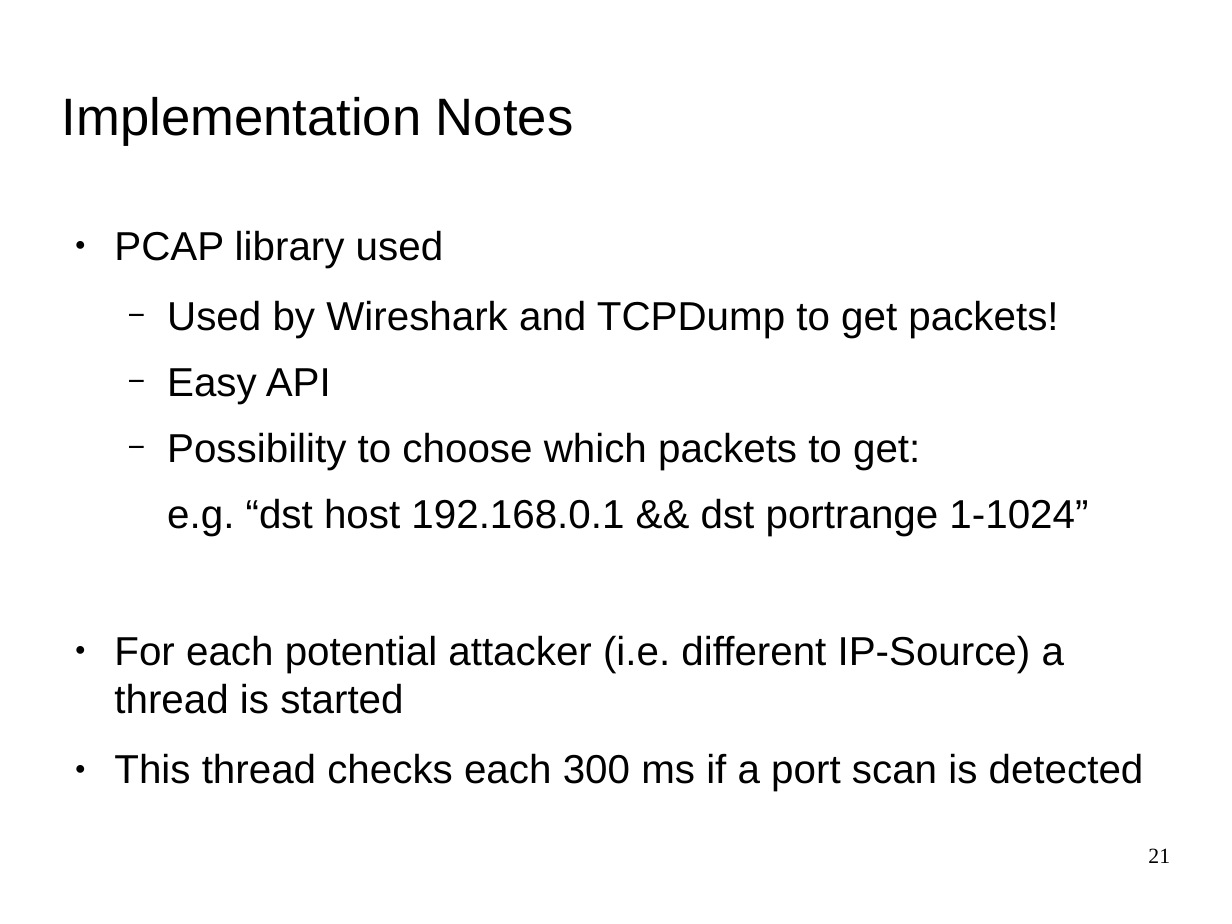
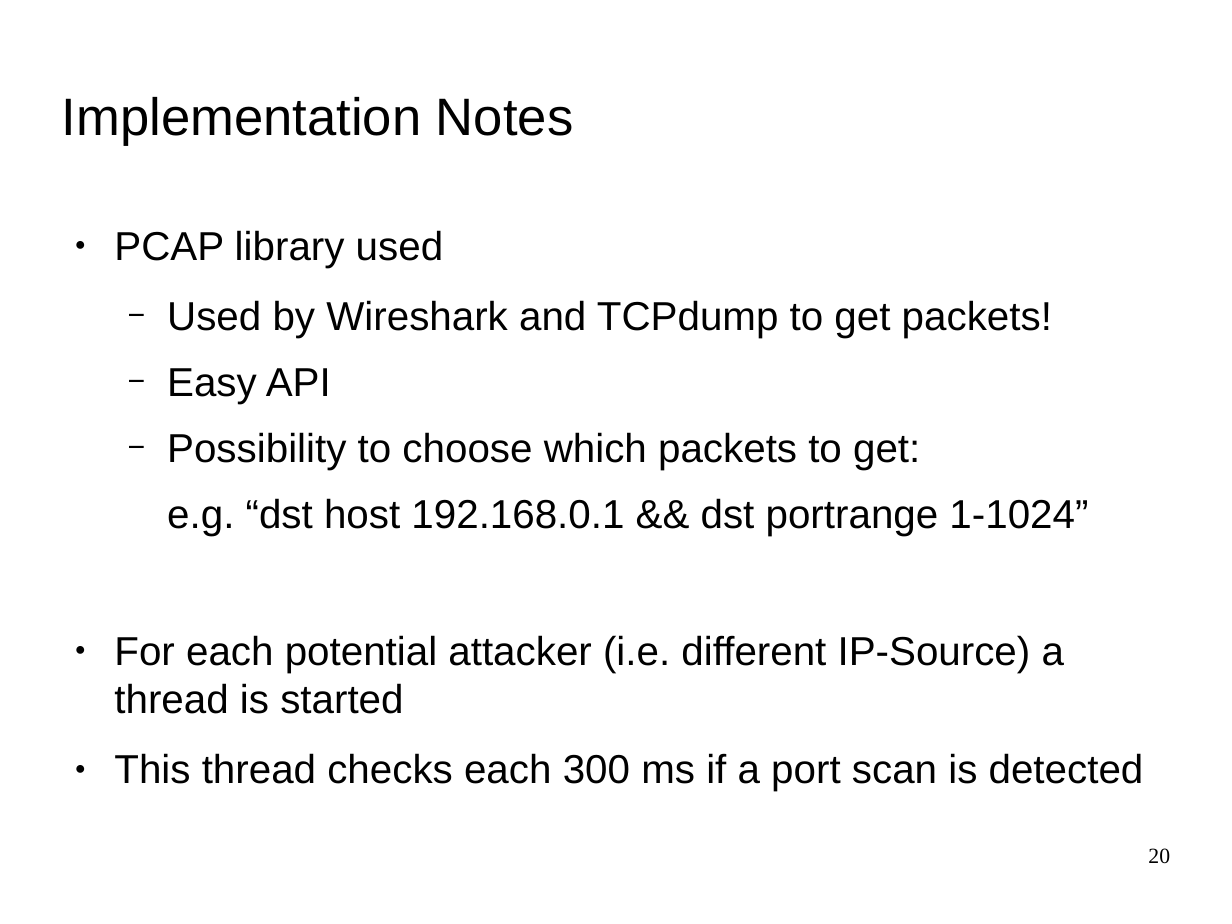
Before and after one commit to herrBez/PortScanner, a slide deck: slide 20 of slides/presentation.odp (slide 21 before the commit). Drawn at 1232x924 pixels with LibreOffice and Linux fonts; fonts in the diff are those of the drawing; background and template pictures are left out. Boxes give left, top, right and bottom in pixels: in the first picture for what was removed or moved away, otherwise in the second. Text is boxed around its words. In the diff, an @@ line names an element or a change of style, - is before the commit and + after.

```diff
--- a/slides/presentation.odp
+++ b/slides/presentation.odp
@@ text at (x1=167, y1=300, x2=1052, y2=338): text changed @@
-  − Used by Wireshark and TCPDump to get packets!
+  − Used by Wireshark and TCPdump to get packets!
@@ page number at (x1=1148, y1=848, x2=1170, y2=864): text changed @@
-21
+20
```
Also in this commit, not shown: 3 other slides changed, 1 slide removed, 3 other files.
